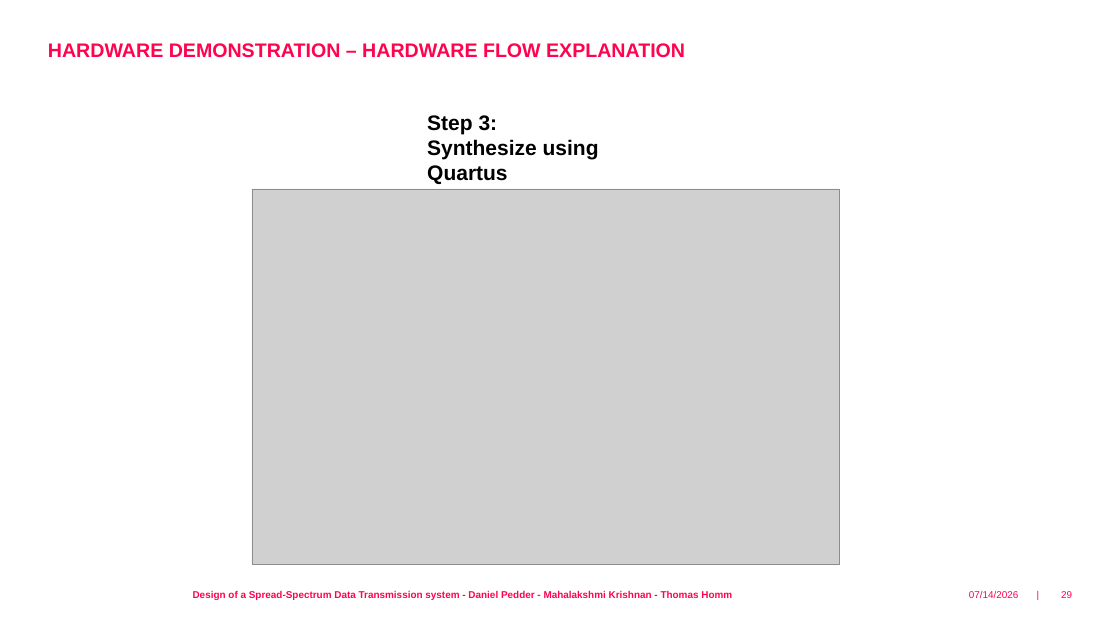
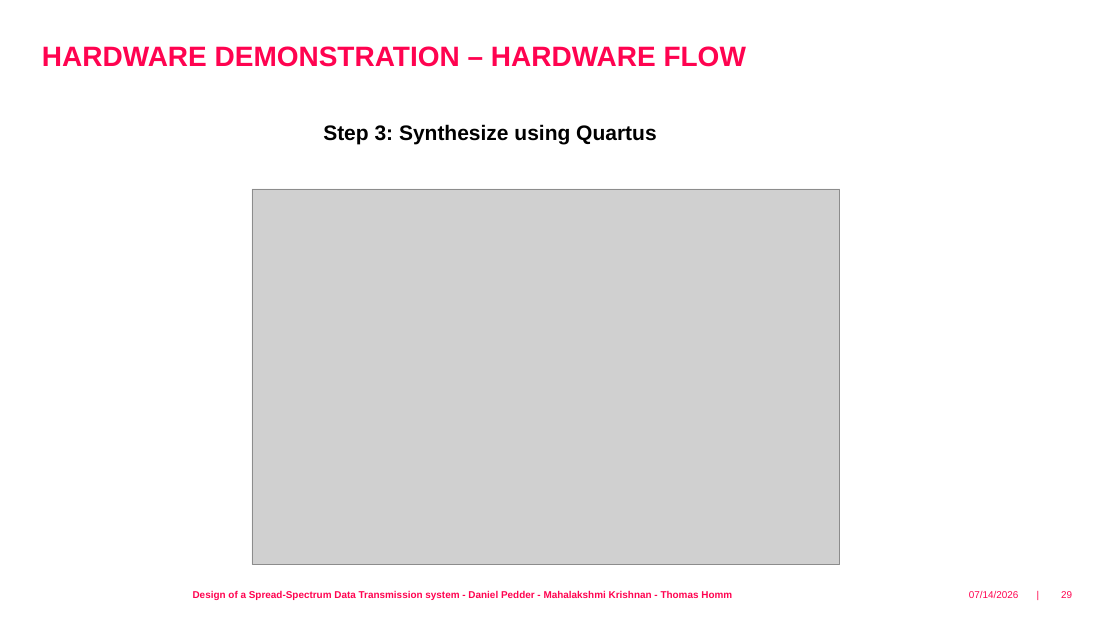
Before and after one commit to fredowski/spreads, a slide deck: slide 29 of documentation/presentation/spread_spectrum_vlsi_daniel.odp. Drawn at 1120x630 pixels with LibreOffice and Linux fonts; fonts in the diff are those of the drawing; grey boxes stand for pictures; background and template pictures are left out. Boxes give left, top, right and bottom in pixels: in the first picture for what was removed or moved away, otherwise in the second. Text is boxed around its words. In the diff, an @@ line names an element or a change of style, - is before the commit and + after.

```diff
--- a/documentation/presentation/spread_spectrum_vlsi_daniel.odp
+++ b/documentation/presentation/spread_spectrum_vlsi_daniel.odp
@@ text at [42,46,746,67]: text changed; size 16.8 to 24 pt @@
-HARDWARE DEMONSTRATION – HARDWARE FLOW EXPLANATION
+HARDWARE DEMONSTRATION – HARDWARE FLOW
@@ text at [323,124,656,144]: text changed @@
-Step 3:
-Synthesize using Quartus
+Step 3: Synthesize using Quartus
```
Also in this commit, not shown: 4 other slides changed.
